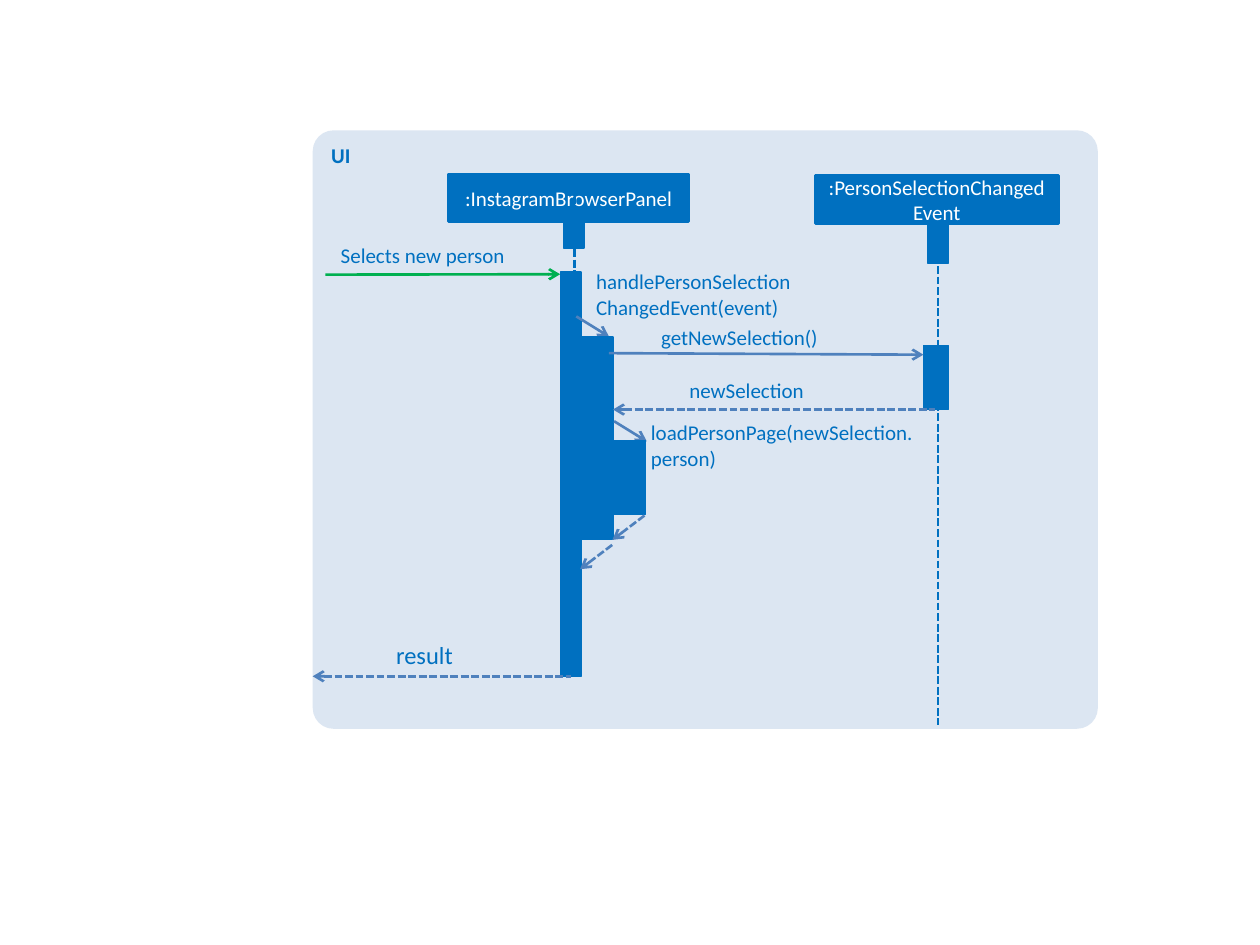
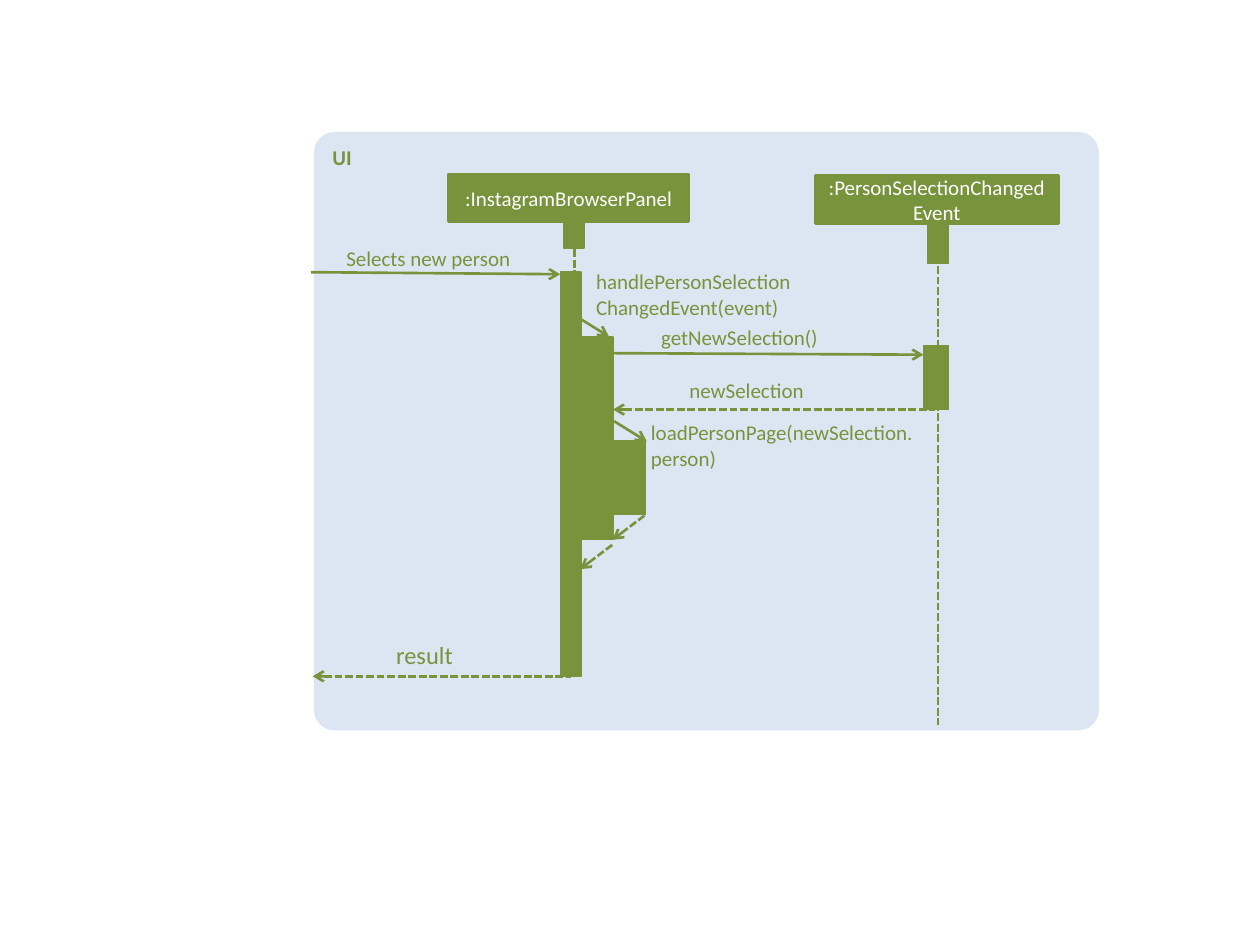
Before and after one commit to pwenzhe/addressbook-level4, a slide deck: slide 1 of docs/diagrams/UiComponentSequenceDiagram.pptx. Drawn at 1260x945 pixels with LibreOffice and Linux fonts; fonts in the diff are those of the drawing. Boxes give left, top, right and bottom in pixels: in the first picture for what was removed or moved away, otherwise in the second. Text is boxed around its words. In the diff, an @@ line names an element or a change of style, - is before the commit and + after.

```diff
--- a/docs/diagrams/UiComponentSequenceDiagram.pptx
+++ b/docs/diagrams/UiComponentSequenceDiagram.pptx
@@ rectangle ":InstagramBrowserPanel" at box(449, 174, 689, 222): fill #0070C0 to #77933C; outline #0070C0 1.5 pt to #77933C 1.5 pt @@
@@ rectangle ":PersonSelectionChangedEvent" at box(815, 176, 1058, 224): fill #0070C0 to #77933C; outline #0070C0 1.5 pt to #77933C 1.5 pt @@
@@ line (575, 197) - (575, 677): stroke #0070C0 1.5 pt dashed to #77933C 1.5 pt dashed @@
@@ text colour #0070C0 to #77933C in 7 elements at box(396, 647, 453, 664), box(596, 300, 778, 319), box(661, 330, 818, 349), box(689, 383, 803, 398), box(651, 425, 912, 470), box(314, 132, 1099, 731), box(346, 251, 510, 272) @@
@@ line (937, 246) - (937, 724): stroke #0070C0 1.5 pt dashed to #77933C 1.5 pt dashed @@
@@ arrow moved from (325, 275) - (561, 275) to (311, 272) - (561, 275) @@
@@ arrow (311, 272) - (561, 275): stroke #00B050 1.5 pt to #77933C 1.5 pt @@
@@ arrow (576, 316) - (609, 336): stroke #4F81BD 1.5 pt to #77933C 1.5 pt @@
@@ arrow (609, 353) - (924, 355): stroke #4F81BD 1.5 pt to #77933C 1.5 pt @@
@@ arrow (614, 410) - (935, 410): stroke #4F81BD 1.5 pt dashed to #77933C 1.5 pt dashed @@
@@ fill #0070C0 to #77933C; outline #0070C0 0.75 pt to #77933C 0.75 pt in 6 elements at box(561, 272, 582, 677), box(924, 345, 949, 410), box(563, 210, 585, 248), box(927, 226, 949, 263), box(581, 336, 612, 539), box(614, 441, 645, 515) @@
@@ arrow (614, 421) - (646, 441): stroke #4F81BD 1.5 pt to #77933C 1.5 pt @@
@@ arrow (612, 539) - (646, 514): stroke #4F81BD 1.5 pt dashed to #77933C 1.5 pt dashed @@
@@ arrow (580, 570) - (614, 544): stroke #4F81BD 1.5 pt dashed to #77933C 1.5 pt dashed @@
@@ arrow (312, 677) - (571, 677): stroke #4F81BD 1.5 pt dashed to #77933C 1.5 pt dashed @@
```
Also in this commit, not shown: 1 other slide changed, 8 other files.
